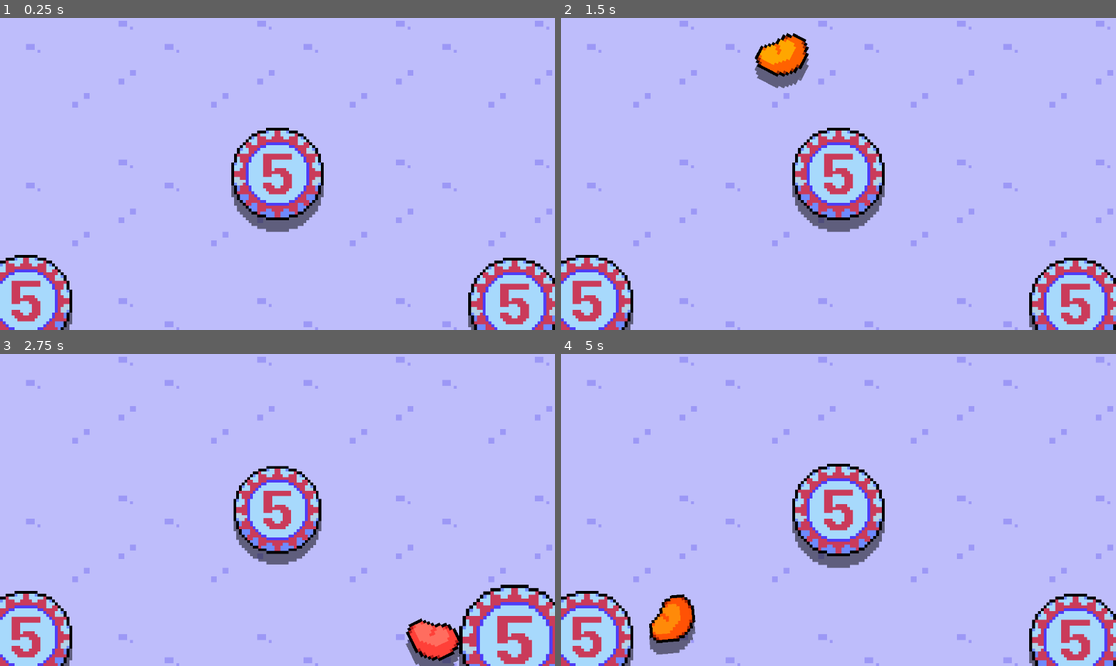
Above: before the commit, frames 1-4 (two rows, left to right).
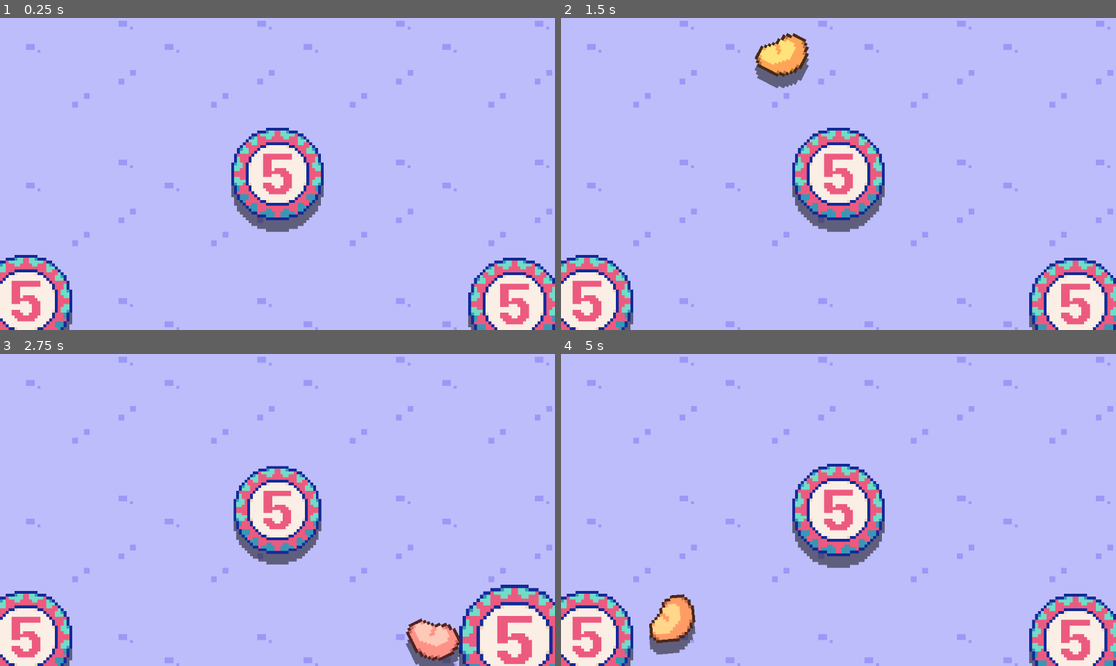
Above: after the commit, the same moments.

Repository: dairycultist/bean-game
Game: Godot game, scene res://scene.tscn
Two runs of this game, one before a commit and one after it. Both use one fixed random seed, a clock stepped at 60 frames per second and the inputs below.
Inputs (mouse positions are in pixels of both pictures, inside the frame that each line leads up to):
- Up to frame 1 (0.25 s): no input
- Up to frame 2 (1.5 s): tap Enter at 0.5 s; move the mouse to (838, 174) at 0.52 s; press the mouse at (838, 174) at 0.53 s; move the mouse to (727, 189) at 1.27 s; release the mouse at (727, 189) at 1.28 s; click (727, 189) at 1.35 s
- Up to frame 3 (2.75 s): move the mouse to (333, 441) at 2.02 s; press the mouse at (333, 441) at 2.03 s
- Up to frame 4 (5 s): move the mouse to (810, 572) at 2.77 s; release the mouse at (810, 572) at 2.78 s; click (810, 572) at 2.85 s; move the mouse to (1005, 556) at 3.52 s; press the mouse at (1005, 556) at 3.53 s; move the mouse to (672, 463) at 4.27 s; release the mouse at (672, 463) at 4.28 s; click (672, 463) at 4.35 s

The runs differ from the first frame. In frame 1, 9.7% of the frame differs, in the area x 0-100%, y 35-100%; in frame 2, 11%; in frame 3, 11%; in frame 4, 11%.

Commit message:
Update textures and colors

Diff:
--- a/bean.gd
+++ b/bean.gd
@@ -14,8 +14,8 @@
 	# set color using OKLab
 	var L := 1.0;
 	var angle := randf() * PI * 2.0;
-	var a := cos(angle) * 0.25;
-	var b := sin(angle) * 0.25;
+	var a := cos(angle) * 0.1;
+	var b := sin(angle) * 0.1;
 
 	var l_ := L + 0.3963377774 * a + 0.2158037573 * b;
 	var m_ := L - 0.1055613458 * a - 0.0638541728 * b;
Binary file changed: bean.png
Binary file changed: bumper.png
